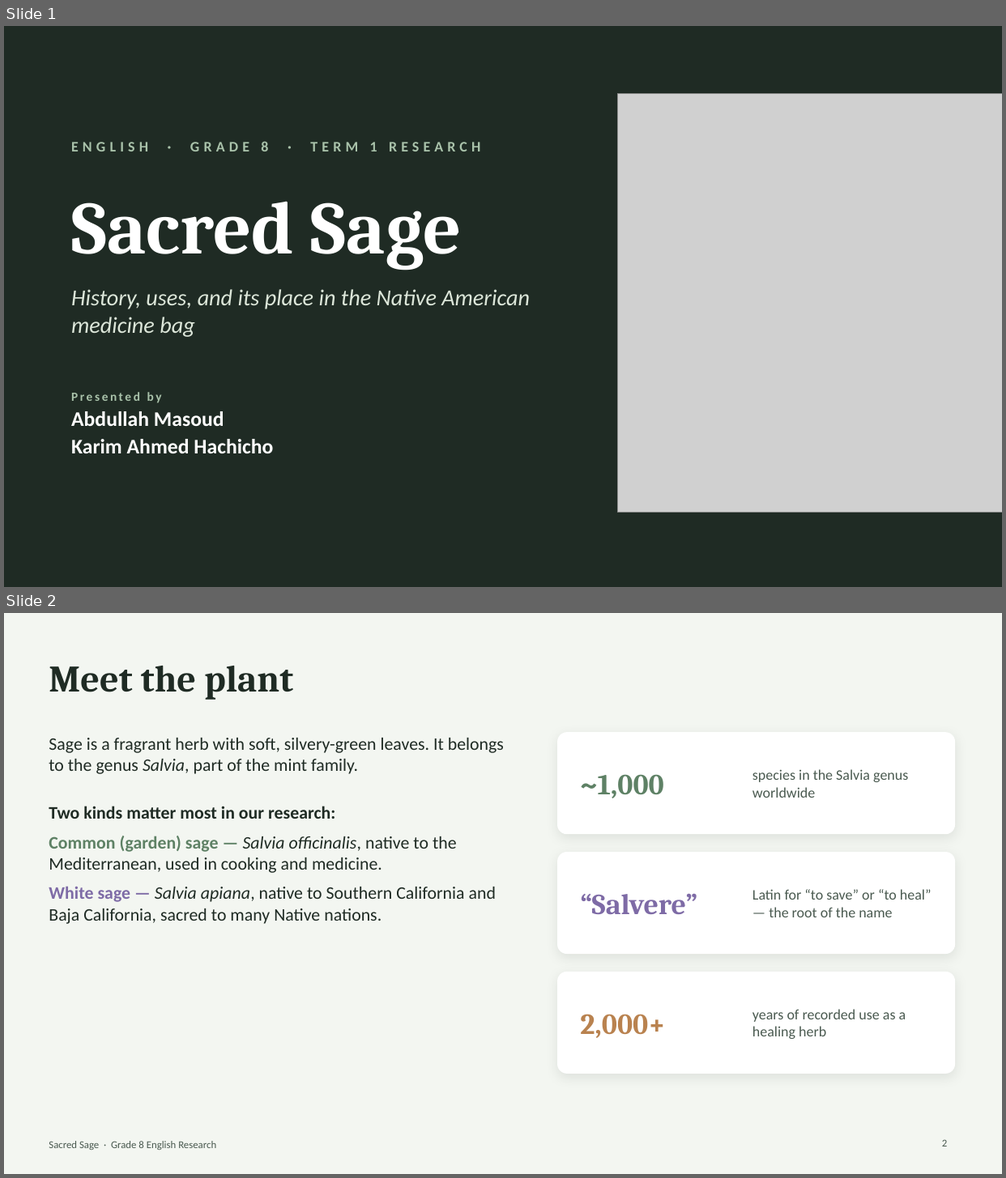
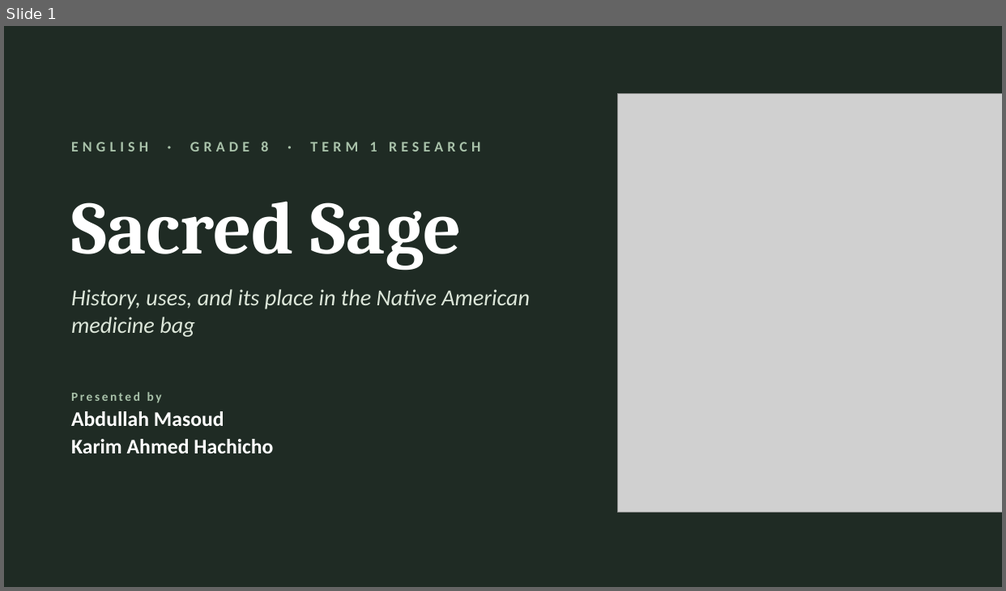
Before and after one commit to badri721Aa/HI, a slide deck: sage-presentation/Sage_Research_Abdullah_Masoud_Karim_Ahmed_Hachicho.pptx. Shown one above the other, each under a label of ours: slides 1 and 2 before the commit, slide 1 after it. The pictures are 1006x1178 and 1006x591 pixels, drawn with LibreOffice and Linux fonts; fonts in the diff are those of the drawing; grey boxes stand for pictures. Boxes give left, top, right and bottom in pixels: in the first picture for what was removed or moved away, otherwise in the second. Text is boxed around its words. In the diff, an @@ line names an element or a change of style, - is before the commit and + after.

```diff
--- a/sage-presentation/Sage_Research_Abdullah_Masoud_Karim_Ahmed_Hachicho.pptx
+++ b/sage-presentation/Sage_Research_Abdullah_Masoud_Karim_Ahmed_Hachicho.pptx
@@ slide 2 removed at (4, 613, 1002, 1174), background #F3F6F1 @@
@@ title removed at (49, 666, 293, 700) @@
-Meet the plant
@@ rounded rectangle removed at (558, 733, 955, 834) @@
@@ text removed at (49, 738, 504, 924) @@
-Sage is a fragrant herb with soft, silvery-green leaves. It belongs to the genus Salvia, part of the mint family.
-Two kinds matter most in our research:
-• Common (garden) sage — Salvia officinalis, native to the Mediterranean, used in cooking and medicine.
-• White sage — Salvia apiana, native to Southern California and Baja California, sacred to many Native nations.
@@ text removed at (580, 774, 663, 798) @@
-~1,000
@@ text removed at (752, 769, 908, 798) @@
-species in the Salvia genus worldwide
@@ rounded rectangle removed at (558, 853, 955, 954) @@
@@ text removed at (580, 893, 697, 914) @@
-“Salvere”
@@ text removed at (752, 889, 931, 918) @@
-Latin for “to save” or “to heal” — the root of the name
@@ rounded rectangle removed at (558, 973, 955, 1073) @@
@@ text removed at (580, 1014, 665, 1038) @@
-2,000+
@@ text removed at (752, 1009, 906, 1039) @@
-years of recorded use as a healing herb
@@ text removed at (49, 1141, 216, 1150) @@
-Sacred Sage · Grade 8 English Research
@@ page number removed at (942, 1139, 947, 1147) @@
-2
```
Also in this commit, not shown: 2 slides changed, 1 slide added, 11 other slides removed.
